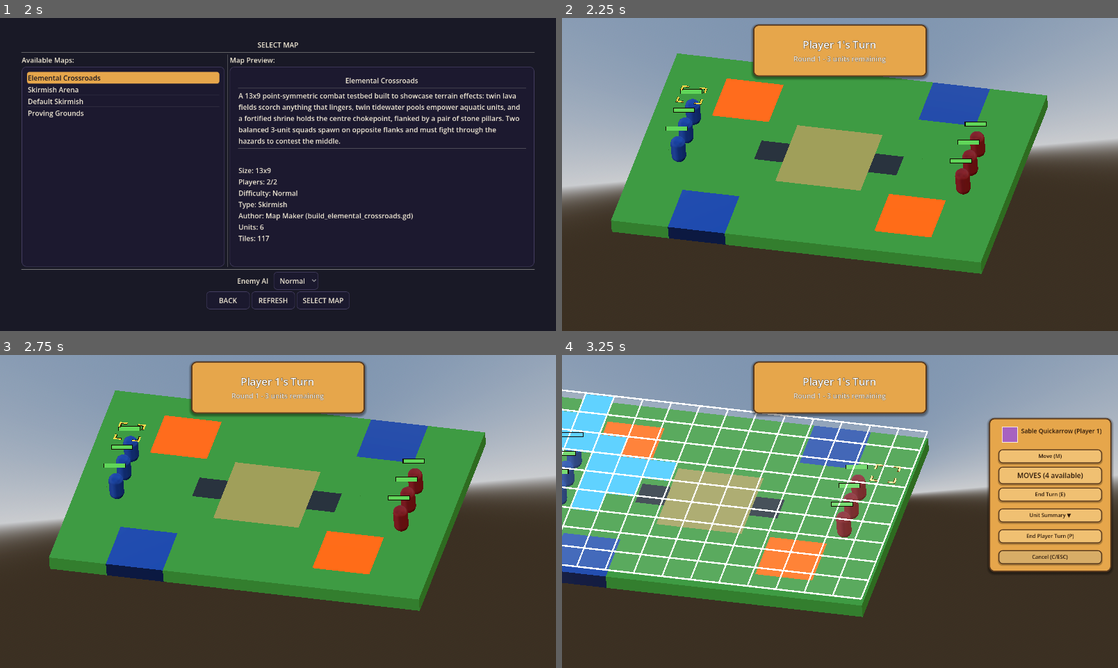
Above: before the commit, frames 1-4 (two rows, left to right).
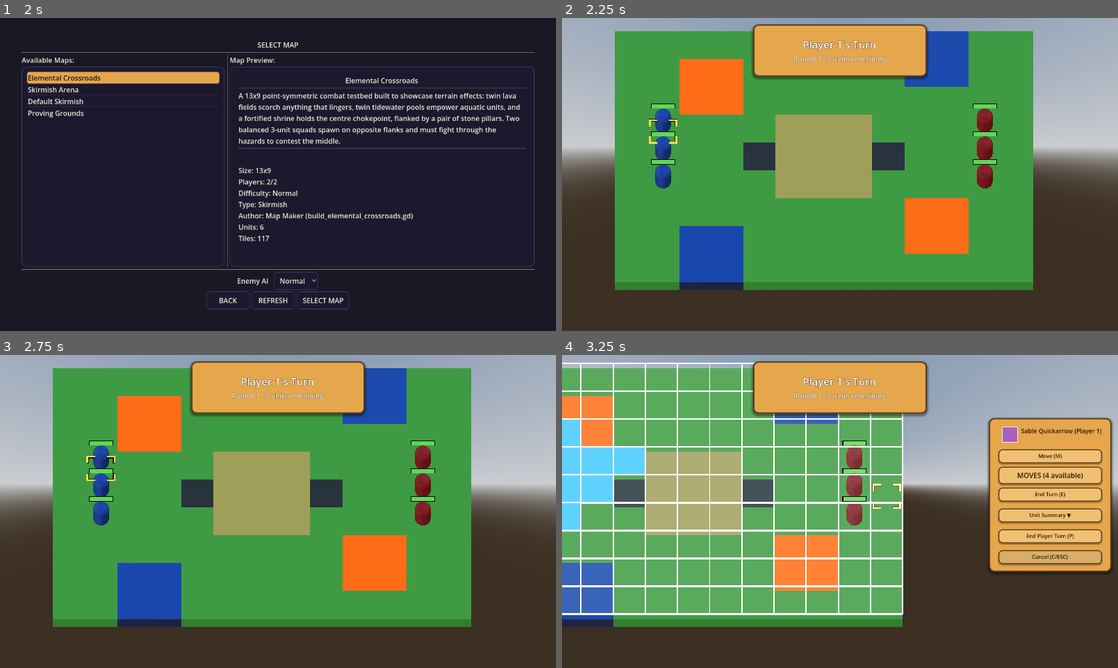
Above: after the commit, the same moments.

Repository: K-ennethA/Conquest
Game: Godot game, scene res://menus/MainMenu.tscn
The game is run twice, just before and just after one commit, with the same random seed, the same clock (stepped at 60 frames per second) and the same inputs.
Inputs (mouse positions are in pixels of both pictures, inside the frame that each line leads up to):
- Up to frame 1 (2 s): click "Single Player" at 0.5 s; click "Traditional Turn System" at 1.25 s
- Up to frame 2 (2.25 s): click "SELECT MAP" at 2 s
- Up to frame 3 (2.75 s): no input
- Up to frame 4 (3.25 s): tap Enter (ui_accept) at 2.75, 3.02 s; move the mouse to (962, 495) at 2.77 s; hold Right (ui_right) from 2.78 s (still down); hold Shift from 2.78 s (still down); click (962, 495) at 2.92 s

Frame 1 is identical in both runs. In frame 2, 40% of the frame differs, in the area x 0-100%, y 0-87%; in frame 3, 40%; in frame 4, 32%.

Commit message:
FE top-down camera + cursor sits on the tile + terrain hover works
- Cursor: dropped from y=3.0 to y=0.15 so the bracket sits ON the tile instead of
  floating above it (at the tilted ortho camera, a 3-unit lift shifted it off the
  tile -> the "cursor doesn't line up with the mouse" complaint). XZ still snaps to
  the cell center (grid*2+1), matching the aligned tiles.
- Camera: retilted GameWorld.tscn's Camera3D to a clean 60-degrees-below-horizontal
  top-down orthographic view (Fire-Emblem feel; board fills the frame, less sky);
  fit_margin 1.18 -> 1.08. Kept orthographic + the CameraController pan/zoom/fit
  (its ground basis is read from the camera at runtime, so the steeper tilt is fine).
- Terrain hover: fixed latent breaks in the cursor -> cursor_moved -> TerrainInfoPanel
  chain: the cursor cached get_camera_3d() once (null if the camera wasn't current yet
  -> mouse picking permanently dead, so hover never fired) -> now lazily re-fetched;
  a throwing get_node("UI/GameUILayout") -> get_node_or_null; and TerrainInfoPanel
  now show()s before populating so it can't end up wired-but-hidden. Hovering
  lava/water/shrine now shows the tile's name + effects.

Gate: import clean, boot clean, 253 passing / 3 failing (pre-existing MP-lobby).

Co-Authored-By: Claude Opus 4.8 <noreply@anthropic.com>

Diff:
--- a/board/cursor/cursor.gd
+++ b/board/cursor/cursor.gd
@@ -42,7 +42,13 @@
 		var old_position = tile_position
 		tile_position = new_position
 		position = grid.calculate_map_position(tile_position)
-		position.y = 3.0  # Keep cursor above units and tiles
+		# Sit the bracket just above the tile top so it reads as ON the tile. Under a
+		# tilted orthographic view any vertical offset shifts the cursor's SCREEN
+		# position off the ground cell (~offset*sin(tilt)); a large lift (the old 3.0)
+		# floated it well above the tile under the mouse. The bracket material uses
+		# no_depth_test, so this small lift only prevents z-fighting with the tile top
+		# and never causes occlusion.
+		position.y = 0.15
 
 		# Emit movement event
 		GameEvents.cursor_moved.emit(tile_position)
@@ -72,7 +78,7 @@
 func _ready() -> void:
 	_setup_cursor_visuals()
 	position = grid.calculate_map_position(tile_position)
-	position.y = 3.0  # Keep cursor above everything
+	position.y = 0.15  # Sit on the tile (see the tile_position setter for why)
 	GameEvents.cursor_moved.emit(tile_position)
 	_check_unit_at_cursor()
 
@@ -304,6 +310,11 @@
 	print("=== _handle_mouse_click called ===")
 	print("Mouse position: " + str(mouse_pos))
 
+	# The camera is cached in _ready, but get_camera_3d() can be null there if the
+	# Camera3D has not yet registered as current. Re-fetch lazily so mouse picking
+	# is never permanently dead when that race loses.
+	if not camera:
+		camera = get_viewport().get_camera_3d()
 	if not camera:
 		print("ERROR: No camera found!")
 		return
@@ -357,11 +368,17 @@
 
 func _handle_mouse_movement(mouse_pos: Vector2) -> void:
 	"""Handle mouse movement for cursor positioning"""
+	# Re-fetch lazily (see _handle_mouse_click): a null camera cached at _ready would
+	# otherwise silently kill mouse-hover cursor tracking -- and with it the
+	# GameEvents.cursor_moved emissions that drive TerrainInfoPanel.
+	if not camera:
+		camera = get_viewport().get_camera_3d()
 	if not camera:
 		return
 
-	# Check if mouse is over UI using the layout manager
-	var ui_layout = get_tree().current_scene.get_node("UI/GameUILayout")
+	# Check if mouse is over UI using the layout manager (get_node_or_null so a
+	# missing HUD never throws and silently kills mouse-hover cursor tracking).
+	var ui_layout = get_tree().current_scene.get_node_or_null("UI/GameUILayout")
 	if ui_layout and ui_layout.has_method("is_mouse_over_ui"):
 		if ui_layout.is_mouse_over_ui(mouse_pos):
 			return  # Don't move cursor when over UI
--- a/board/cursor/cursor.tscn
+++ b/board/cursor/cursor.tscn
@@ -3,7 +3,7 @@
 [ext_resource type="Script" uid="uid://0hp85b22o0ae" path="res://board/cursor/cursor.gd" id="1_g4xip"]
 
 [node name="Cursor" type="Node3D"]
-transform = Transform3D(1, 0, 0, 0, 1, 0, 0, 0, 1, 0, 3, 0)
+transform = Transform3D(1, 0, 0, 0, 1, 0, 0, 0, 1, 0, 0.15, 0)
 script = ExtResource("1_g4xip")
 
 [node name="MeshInstance3D" type="MeshInstance3D" parent="."]
--- a/game/ui/panels/TerrainInfoPanel.gd
+++ b/game/ui/panels/TerrainInfoPanel.gd
@@ -143,8 +143,11 @@
 	else:
 		_move_label.text = "Move Cost: -- (Impassable)"
 
+	# Reveal BEFORE populating effects: the name/move rows are already valid, so
+	# even if effect population ever failed we still surface the terrain instead of
+	# leaving a wired-but-hidden panel (the reported "never appears" symptom).
+	show()
 	_populate_effects(cell)
-	show()
 
 
 ## Hide the panel and reset its tracked cell so the next show_for_cell always
--- a/game/visuals/CameraController.gd
+++ b/game/visuals/CameraController.gd
@@ -42,7 +42,11 @@
 @export var zoom_max: float = 40.0
 
 ## Extra headroom around the board when fitting (1.0 = exact, 1.15 = 15% margin).
-@export var fit_margin: float = 1.18
+## Kept small so the steeper, more top-down camera fills the frame (less sky). The
+## vertical fit need is computed from the un-foreshortened board depth (see
+## fit_to_map), which is already a conservative over-estimate, so a slim margin
+## still guarantees the whole board stays visible.
+@export var fit_margin: float = 1.08
 
 ## How far (world units) past the board edge the view may be panned before it is
 ## clamped back, so the player can nudge the edge into view but not fly into the void.
--- a/game/world/GameWorld.tscn
+++ b/game/world/GameWorld.tscn
@@ -41,7 +41,7 @@
 environment = SubResource("Environment_1")
 
 [node name="Camera3D" type="Camera3D" parent="."]
-transform = Transform3D(0.965926, -0.109742, 0.234401, -0.0669873, 0.768796, 0.635976, -0.25, -0.630008, 0.735248, 6.06131, 16.6379, 16.8551)
+transform = Transform3D(1, 0, 0, 0, 0.5, 0.866025, 0, -0.866025, 0.5, 13, 24, 23)
 projection = 1
 size = 20.0
 script = ExtResource("22_camctl")
